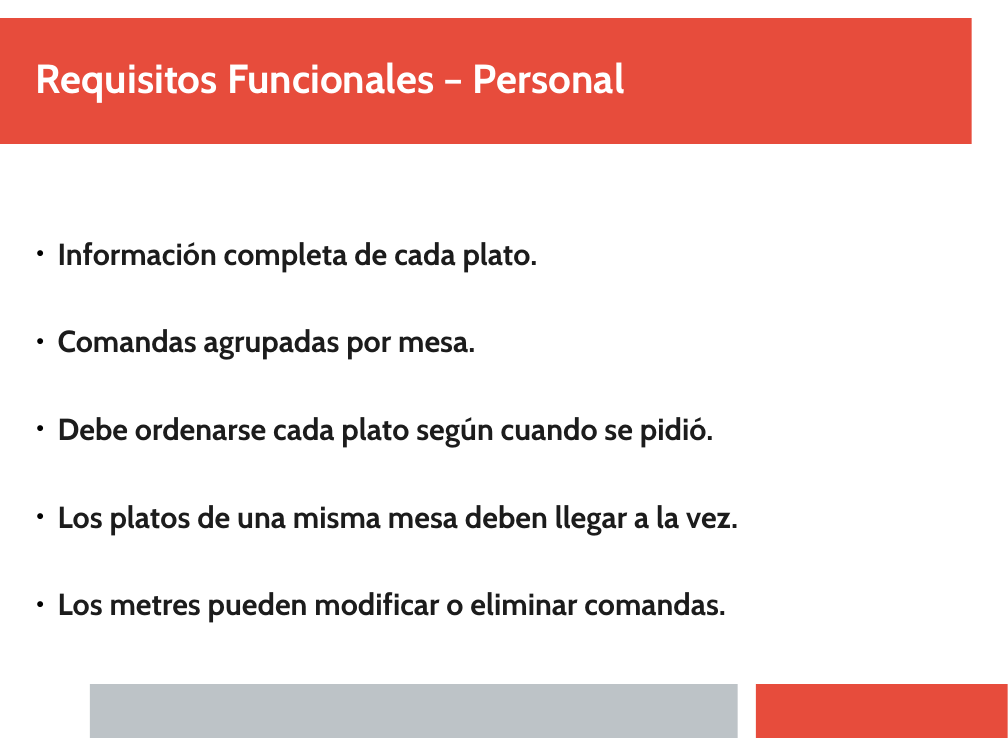
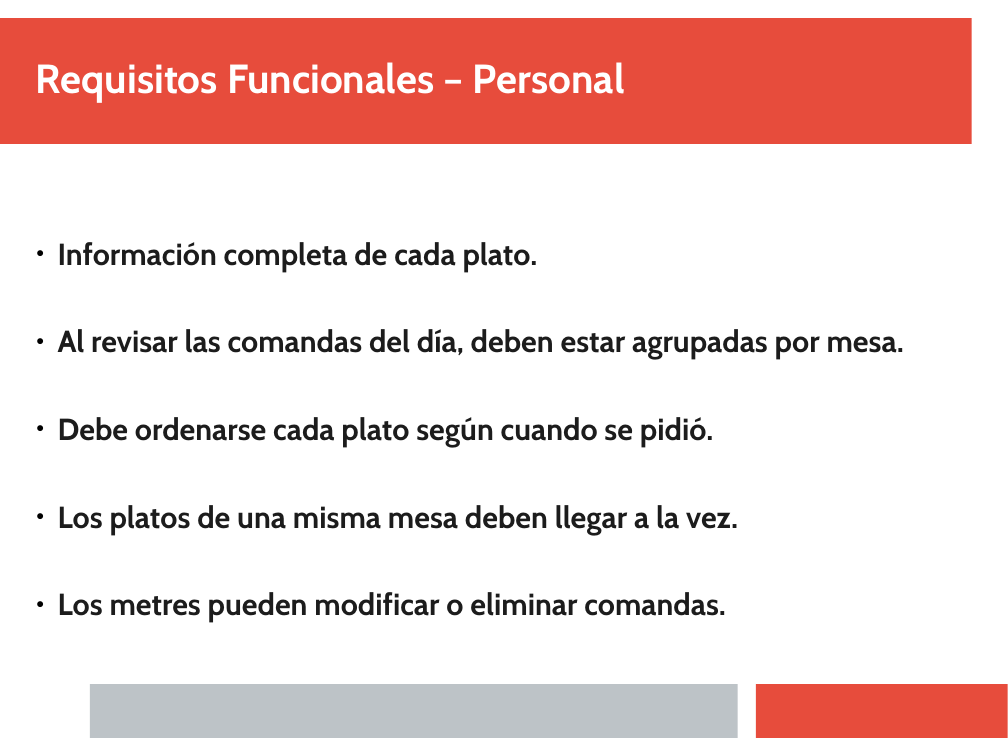
Before and after one commit to Juanba1998/APP-Restaurante, a slide deck: slide 13 of Material/Presentación/Presentacion Final.pptx. Drawn at 1008x756 pixels with LibreOffice and Linux fonts; fonts in the diff are those of the drawing. Boxes give left, top, right and bottom in pixels: in the first picture for what was removed or moved away, otherwise in the second. Text is boxed around its words. In the diff, an @@ line names an element or a change of style, - is before the commit and + after.

```diff
--- a/Material/Presentación/Presentacion Final.pptx
+++ b/Material/Presentación/Presentacion Final.pptx
@@ text at [58, 329, 904, 359]: text changed @@
-● Comandas agrupadas por mesa.
+● Al revisar las comandas del día, deben estar agrupadas por mesa.
```
Also in this commit, not shown: 3 other slides changed.
